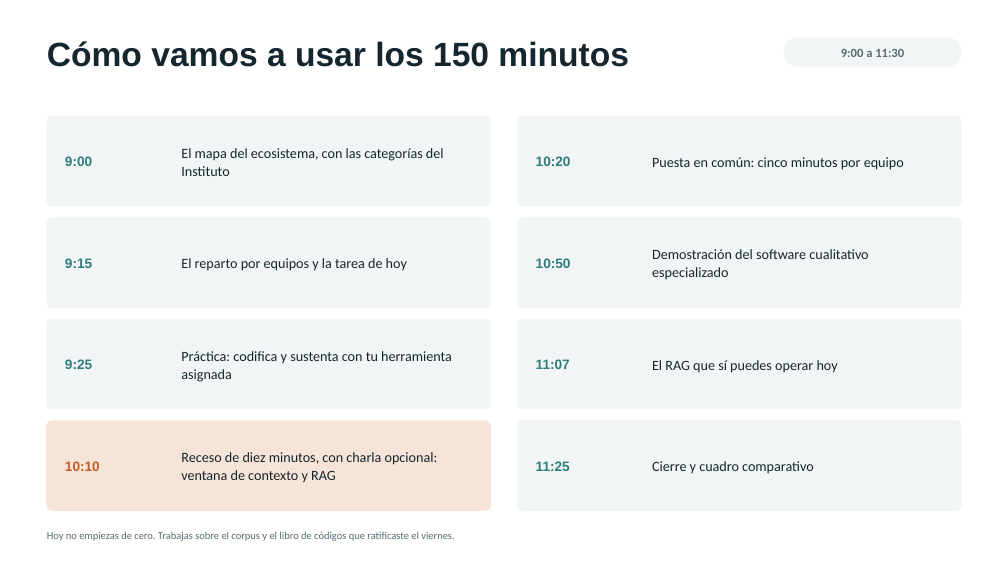
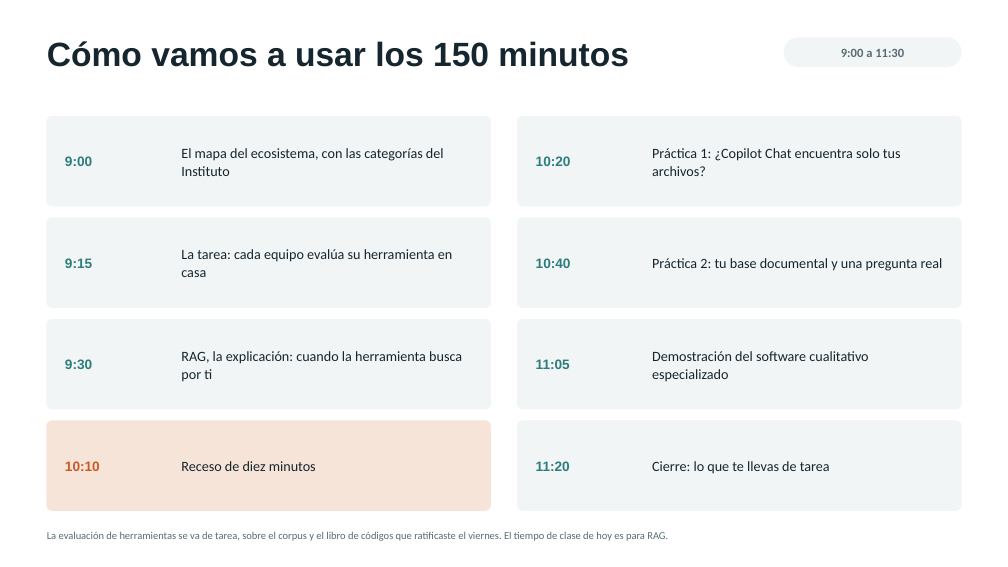
Before and after one commit to marvtrejo/curso-inegi-gen-ai, a slide deck: slide 2 of sesion-05/Sesion_05_Ecosistema_Herramientas.pptx. Drawn at 1008x567 pixels with LibreOffice and Linux fonts; fonts in the diff are those of the drawing. Boxes give left, top, right and bottom in pixels: in the first picture for what was removed or moved away, otherwise in the second. Text is boxed around its words. In the diff, an @@ line names an element or a change of style, - is before the commit and + after.

```diff
--- a/sesion-05/Sesion_05_Ecosistema_Herramientas.pptx
+++ b/sesion-05/Sesion_05_Ecosistema_Herramientas.pptx
@@ text at <box>652,148,901,176</box>: text changed @@
-Puesta en común: cinco minutos por equipo
+Práctica 1: ¿Copilot Chat encuentra solo tus archivos?
@@ text at <box>181,249,452,277</box>: text changed @@
-El reparto por equipos y la tarea de hoy
+La tarea: cada equipo evalúa su herramienta en casa
@@ text at <box>536,258,571,268</box>: text changed @@
-10:50
+10:40
@@ text at <box>652,258,943,271</box>: text changed @@
-Demostración del software cualitativo especializado
+Práctica 2: tu base documental y una pregunta real
@@ text at <box>65,359,92,369</box>: text changed @@
-9:25
+9:30
@@ text at <box>181,351,462,382</box>: text changed @@
-Práctica: codifica y sustenta con tu herramienta asignada
+RAG, la explicación: cuando la herramienta busca por ti
@@ text at <box>536,359,570,369</box>: text changed @@
-11:07
+11:05
@@ text at <box>652,351,868,382</box>: text changed @@
-El RAG que sí puedes operar hoy
+Demostración del software cualitativo especializado
@@ text at <box>181,461,316,471</box>: text changed @@
-Receso de diez minutos, con charla opcional: ventana de contexto y RAG
+Receso de diez minutos
@@ text at <box>652,461,830,474</box>: text changed @@
-Cierre y cuadro comparativo
+Cierre: lo que te llevas de tarea
@@ text at <box>47,531,668,541</box>: text changed @@
-Hoy no empiezas de cero. Trabajas sobre el corpus y el libro de códigos que ratificaste el viernes.
+La evaluación de herramientas se va de tarea, sobre el corpus y el libro de códigos que ratificaste el viernes. El tiempo de clase de hoy es para RAG.
```
Also in this commit, not shown: 11 other slides changed, 9 slides added, 1 slide removed, 3 other files.
